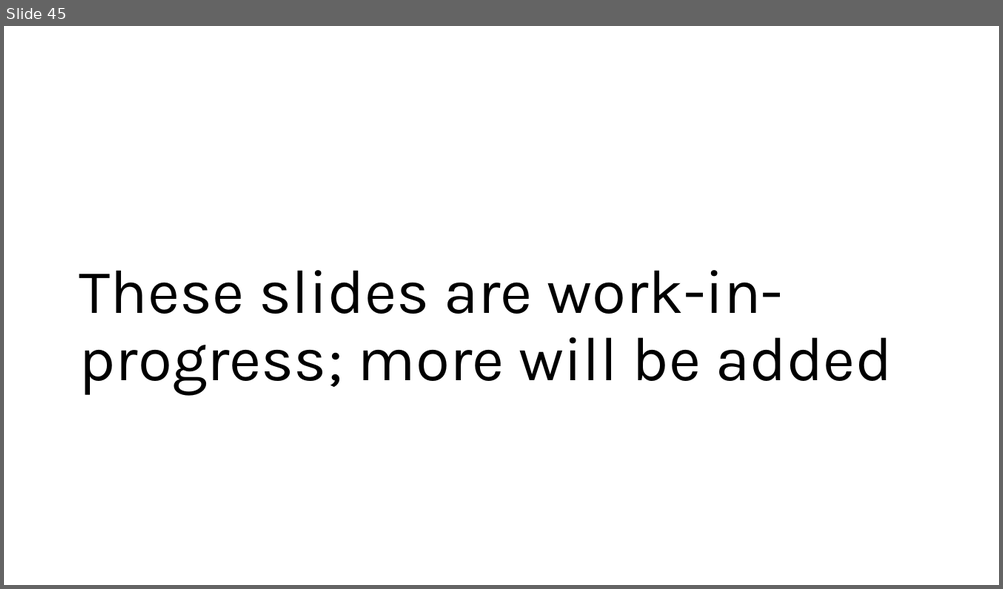
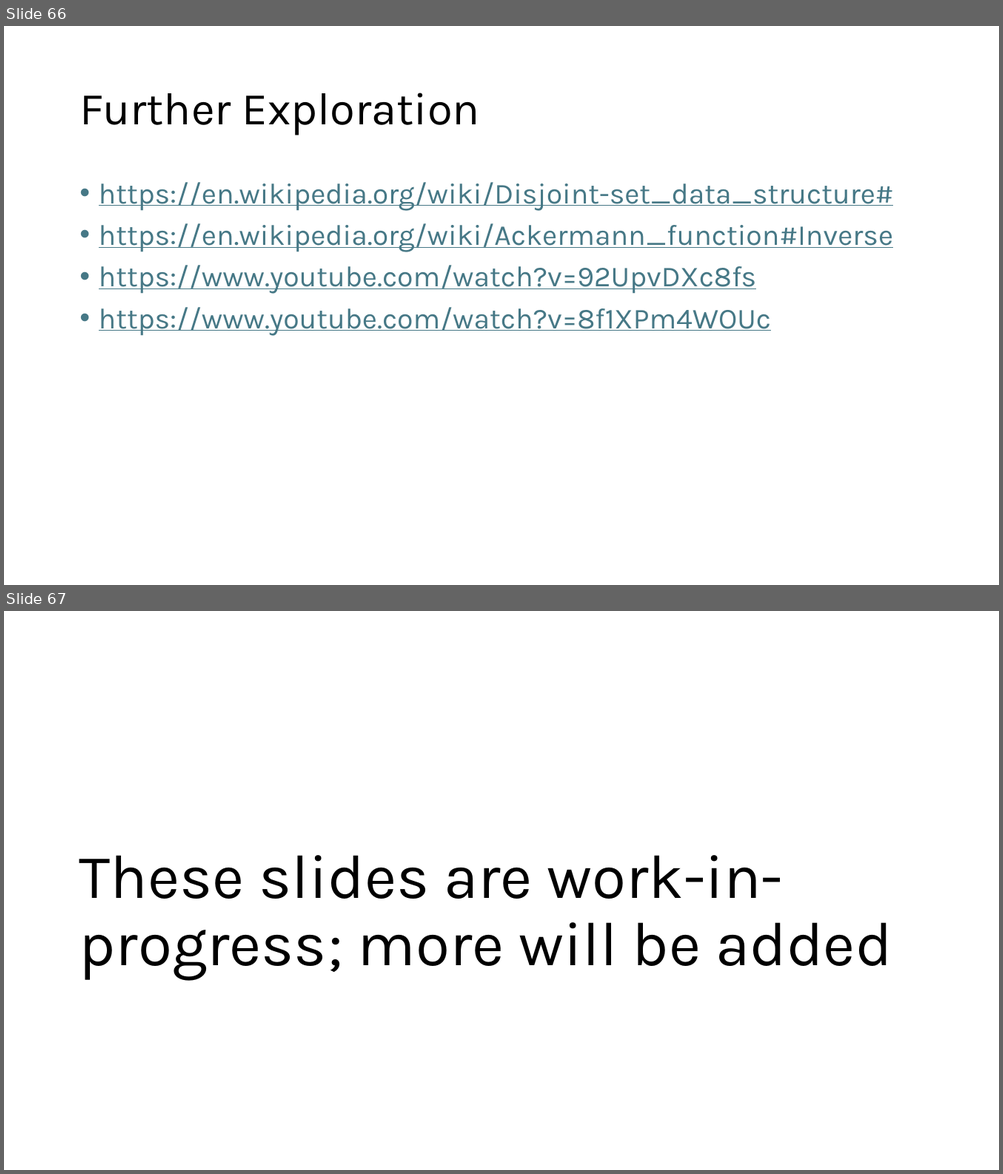
Before and after one commit to SMC-CS-374-Sp26/Unit-2-Data-Structures, a slide deck: 374 DS in detail.pptx. Shown one above the other, each under a label of ours: slide 45 before the commit, slides 66 and 67 after it. The pictures are 1003x589 and 1003x1174 pixels, drawn with LibreOffice and Linux fonts; fonts in the diff are those of the drawing. Boxes give left, top, right and bottom in pixels: in the first picture for what was removed or moved away, otherwise in the second. Text is boxed around its words. In the diff, an @@ line names an element or a change of style, - is before the commit and + after.

```diff
--- a/374 DS in detail.pptx
+++ b/374 DS in detail.pptx
@@ slide 66 added at (4, 26, 999, 585), background #FFFFFF @@
@@ title added at (79, 93, 479, 136), 44 pt, text #000000 @@
+Further Exploration
@@ text added at (99, 182, 893, 336), 28 pt, text #467886, underline @@
+• https://en.wikipedia.org/wiki/Disjoint-set_data_structure#
+• https://en.wikipedia.org/wiki/Ackermann_function#Inverse
+• https://www.youtube.com/watch?v=92UpvDXc8fs
+• https://www.youtube.com/watch?v=8f1XPm4WOUc
@@ what was slide 45 is now slide 67 @@
```
Also in this commit, not shown: 21 other slides added.
